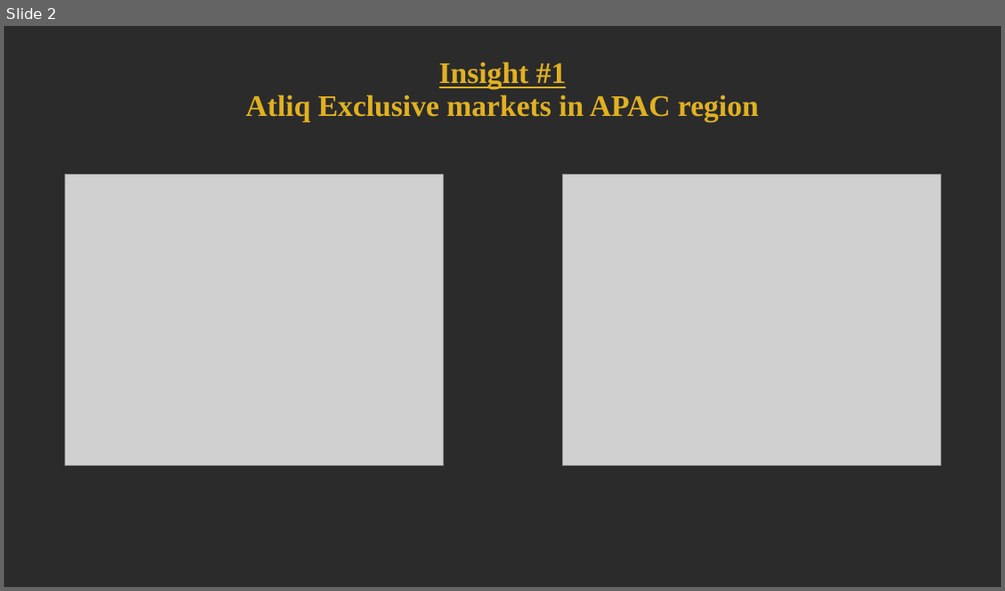
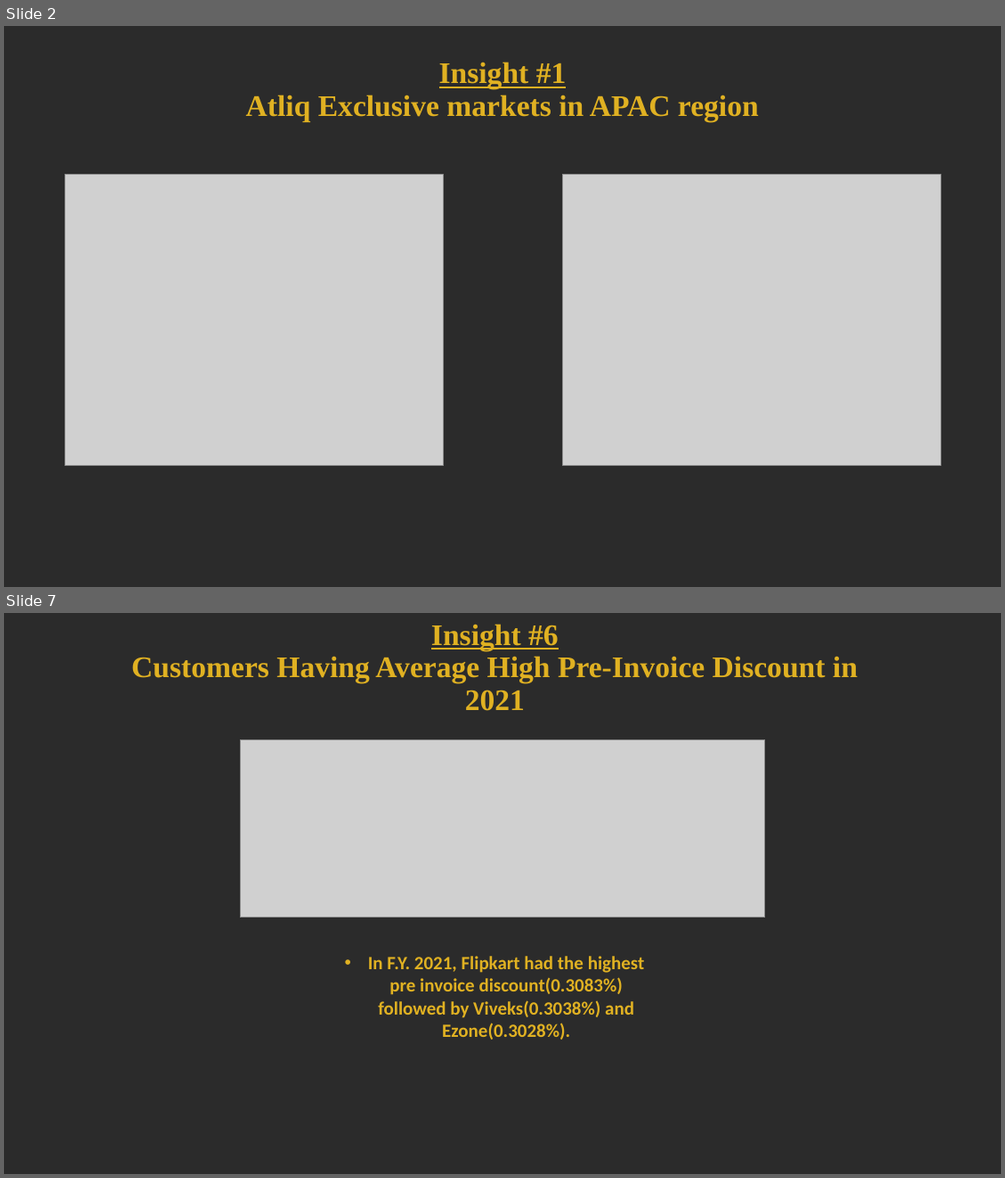
Before and after one commit to protyoy98/Atliq-Hardwares-Ad-hoc-analysis, a slide deck: ad_hoc req deliverables/Presentation1.pptx. Shown one above the other, each under a label of ours: slide 2 before the commit, slides 2 and 7 after it; the slides between them are not shown. The pictures are 1005x591 and 1005x1178 pixels, drawn with LibreOffice and Linux fonts; fonts in the diff are those of the drawing; grey boxes stand for pictures; background and template pictures are left out; a plain dark background stands for a picture behind light text. Boxes give left, top, right and bottom in pixels: in the first picture for what was removed or moved away, otherwise in the second. Text is boxed around its words. In the diff, an @@ line names an element or a change of style, - is before the commit and + after.

```diff
--- a/ad_hoc req deliverables/Presentation1.pptx
+++ b/ad_hoc req deliverables/Presentation1.pptx
@@ slide 7 added at (4,613,1001,1174), background picture (left out) @@
@@ title added at (131,624,858,711), 28.8 pt, text #E0B122, bold @@
+Insight #6
+Customers Having Average High Pre-Invoice Discount in 2021
@@ picture added at (241,740,765,918) @@
@@ text added at (368,956,645,1039), 18 pt, text #E0B122, bold @@
+• In F.Y. 2021, Flipkart had the highest pre invoice discount(0.3083%) followed by Viveks(0.3038%) and Ezone(0.3028%).
```
Also in this commit, not shown: 4 other slides added.
